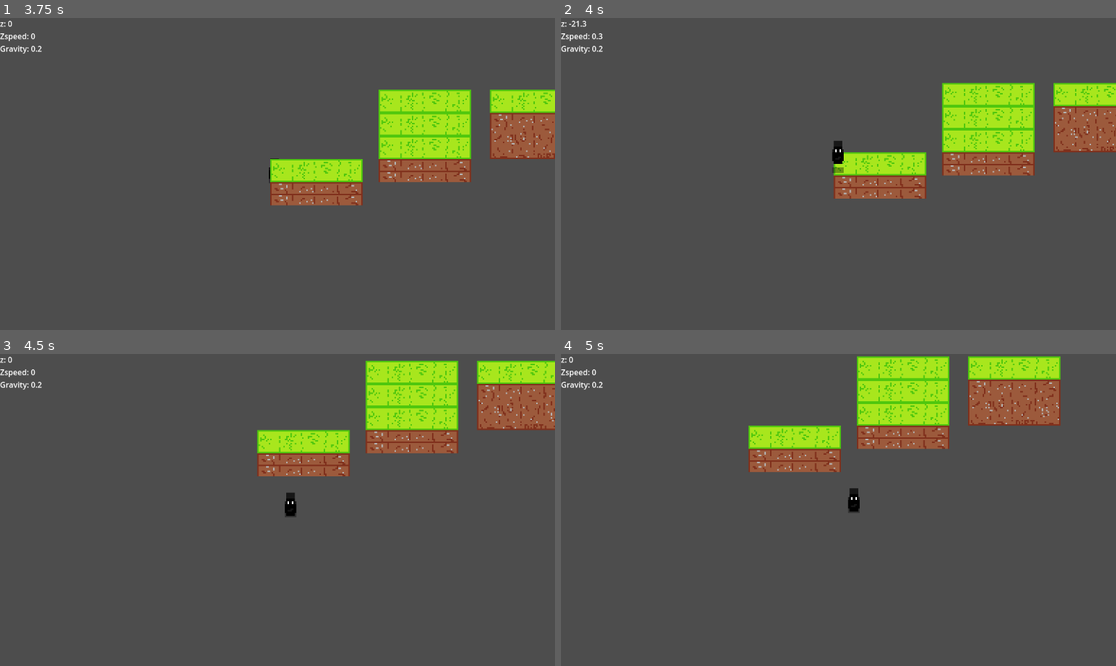
Above: before the commit, frames 1-4 (two rows, left to right).
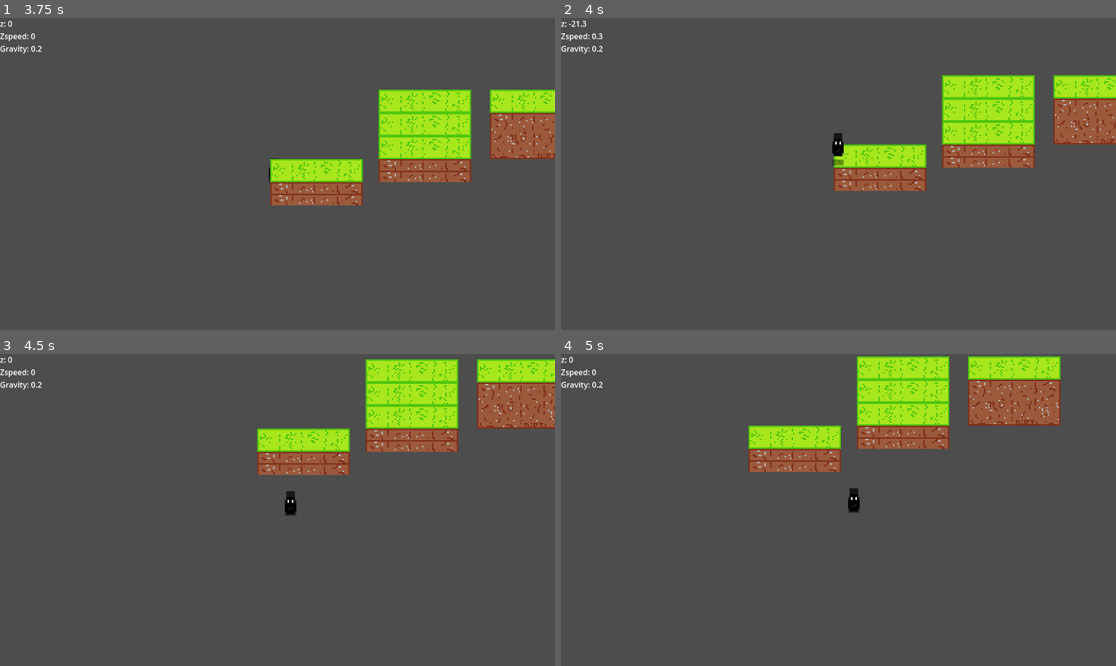
Above: after the commit, the same moments.

Repository: vitor-luis3301/Godot-Top-Down-Platformer
Game: Godot game, scene res://main.tscn
Same seed, same stepped clock (60 frames per second), same inputs: the game is played once before the commit and once after it.
Inputs:
- Up to frame 1 (3.75 s): tap Enter (ui_accept) at 0.5, 0.77, 1.52, 3.02 s; hold Up (ui_up) 0.53-2.03 s; hold Left (ui_left) 2.03-3.53 s; hold Down (ui_down) from 3.53 s (still down)
- Up to frame 2 (4 s): keep holding Down (ui_down); tap Enter (ui_accept) at 3.77 s
- Up to frame 3 (4.5 s): release Down (ui_down) at 4.28 s; hold Right (ui_right) from 4.28 s (still down)
- Up to frame 4 (5 s): keep holding Right (ui_right); tap Enter (ui_accept) at 4.52 s

Frame 1 is identical in both runs. In frame 2, 6.2% of the frame differs, in the area x 48-100%, y 18-58%; in frame 3, 3.5%; in frame 4, nothing differs.

Commit message:
Update player.gd

Diff:
--- a/player.gd
+++ b/player.gd
@@ -128,4 +128,5 @@
 	$Polygon2D.position.y = zfloor
 
 	#Make the camera focus on the player's sprite
-	$Camera2D.position.y = lerp($Camera2D.position.y, zfloor, $Camera2D.position_smoothing_speed * delta)
+	if !jump:
+		$Camera2D.position.y = lerp($Camera2D.position.y, zfloor, $Camera2D.position_smoothing_speed * delta)
